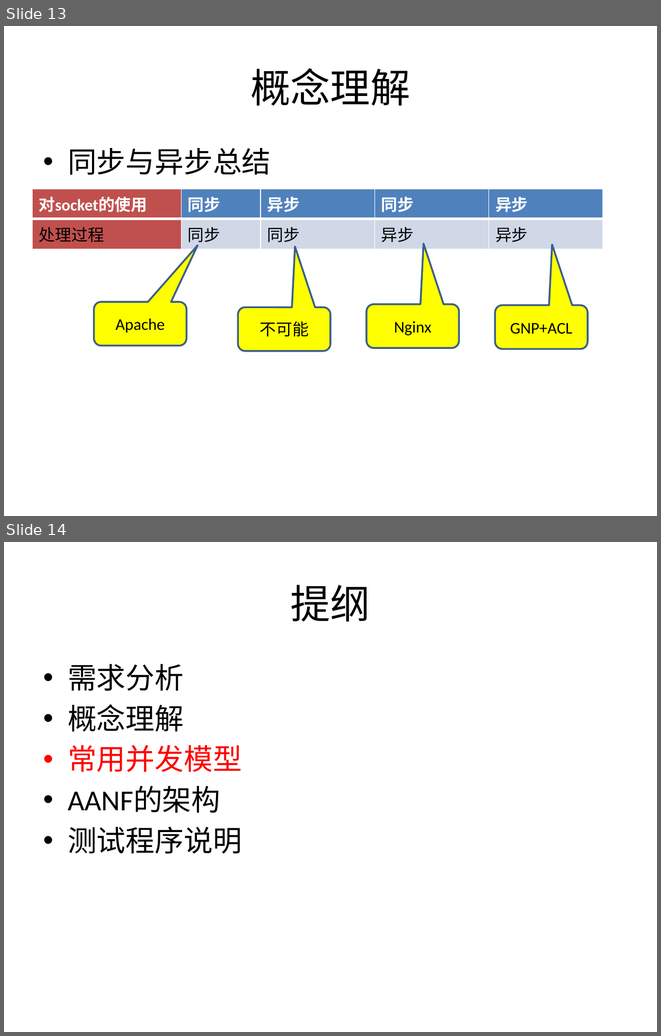
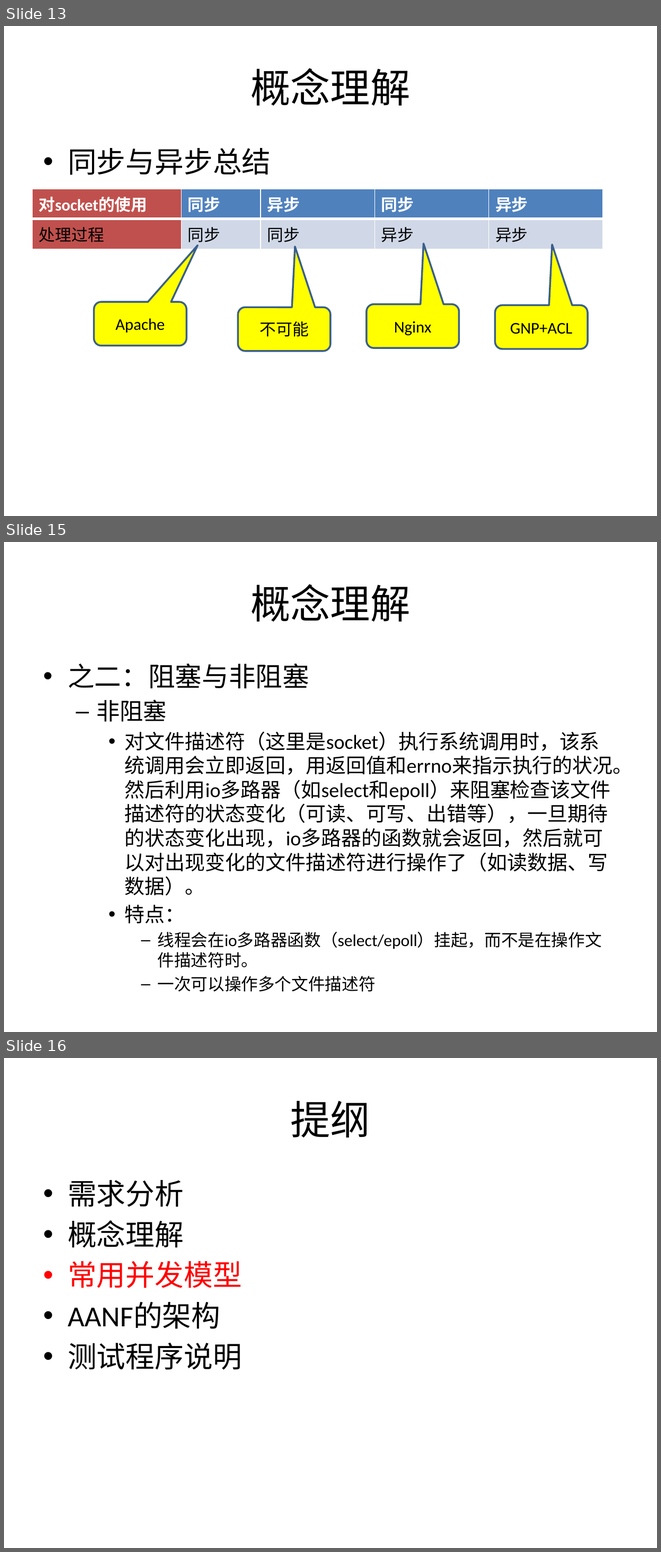
Before and after one commit to kkzhou/kknf, a slide deck: aanf/asio-based2/doc/asio-based_AANF.pptx. Shown one above the other, each under a label of ours: slides 13 and 14 before the commit, slides 13, 15 and 16 after it; the slides between them are not shown. The pictures are 661x1036 and 661x1552 pixels, drawn with LibreOffice and Linux fonts; fonts in the diff are those of the drawing. Boxes give left, top, right and bottom in pixels: in the first picture for what was removed or moved away, otherwise in the second. Text is boxed around its words. In the diff, an @@ line names an element or a change of style, - is before the commit and + after.

```diff
--- a/aanf/asio-based2/doc/asio-based_AANF.pptx
+++ b/aanf/asio-based2/doc/asio-based_AANF.pptx
@@ slide 15 added at <box>4,542,657,1032</box>, background #FFFFFF @@
@@ title added at <box>250,584,410,622</box>, 44 pt, text #000000 @@
+概念理解
@@ text added at <box>68,663,633,968</box>, 22.2 pt, text #000000 @@
+• 之二：阻塞与非阻塞
+  – 非阻塞
+    • 对文件描述符（这里是socket）执行系统调用时，该系统调用会立即返回，用返回值和errno来指示执行的状况。然后利用io多路器（如select和epoll）来阻塞检查该文件描述符的状态变化（可读、可写、出错等），一旦期待的状态变化出现，io多路器的函数就会返回，然后就可以对出现变化的文件描述符进行操作了（如读数据、写数据）。
+    • 特点：
+      – 线程会在io多路器函数（select/epoll）挂起，而不是在操作文件描述符时。
+      – 一次可以操作多个文件描述符
@@ what was slide 14 is now slide 16 @@
```
Also in this commit, not shown: 4 slides changed, 2 other slides added, 1 slide removed.
